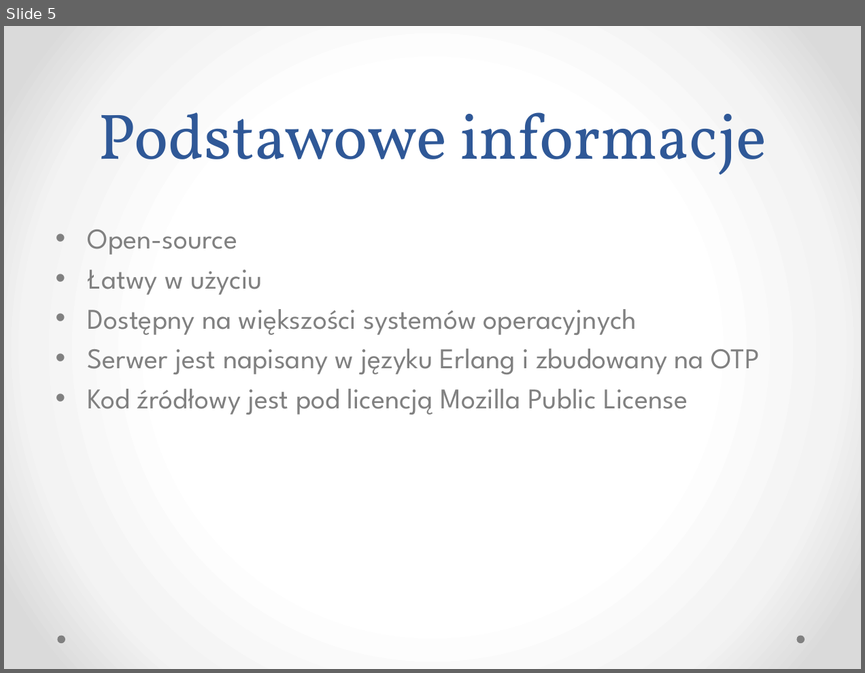
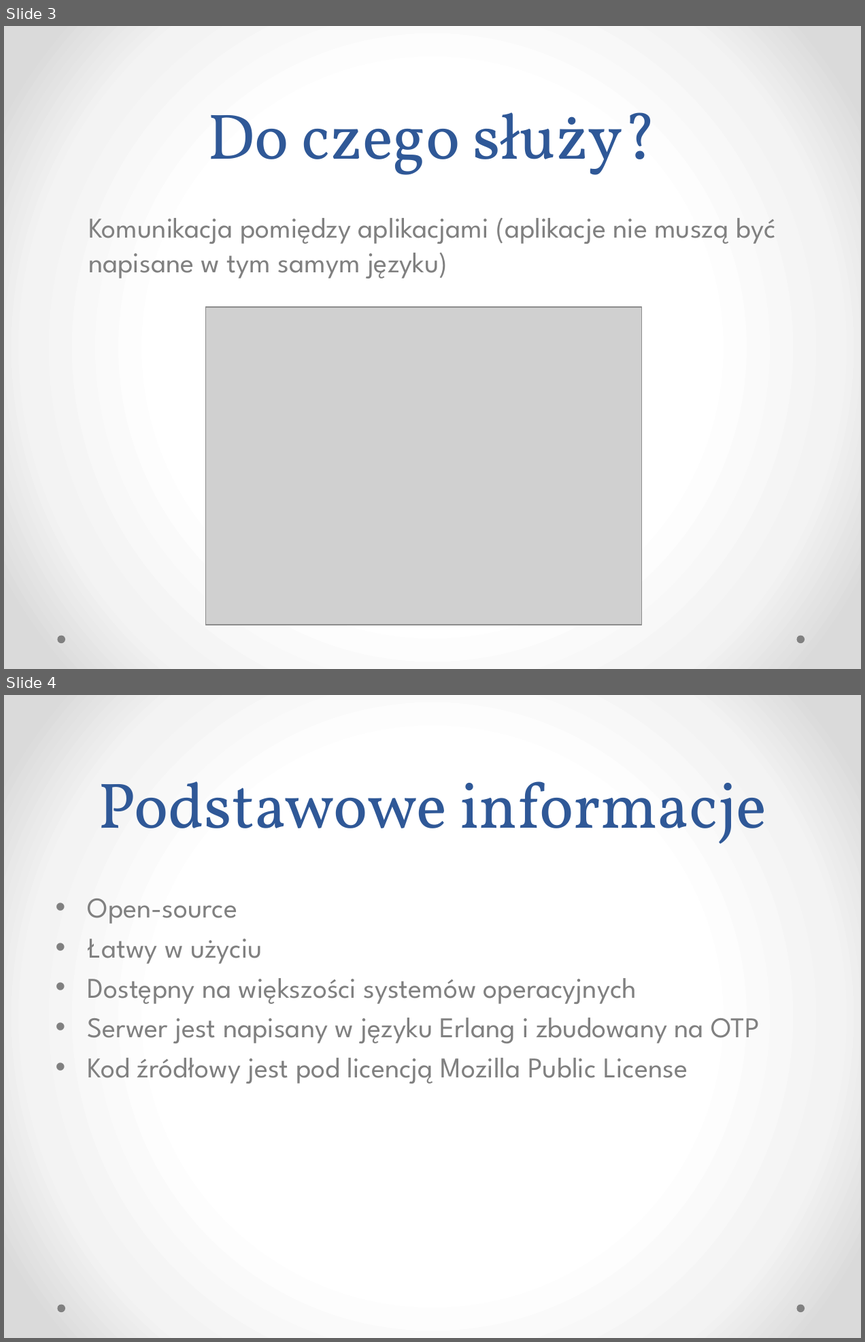
Before and after one commit to kajto/erlang-project, a slide deck: RabbitMQ.pptx. Shown one above the other, each under a label of ours: slide 5 before the commit, slides 3 and 4 after it. The pictures are 865x673 and 865x1342 pixels, drawn with LibreOffice and Linux fonts; fonts in the diff are those of the drawing; grey boxes stand for pictures. Boxes give left, top, right and bottom in pixels: in the first picture for what was removed or moved away, otherwise in the second. Text is boxed around its words. In the diff, an @@ line names an element or a change of style, - is before the commit and + after.

```diff
--- a/RabbitMQ.pptx
+++ b/RabbitMQ.pptx
@@ slide 3 added at (4, 26, 861, 669), background gradient #FFFFFF to #F4F4F4 to #DADADA; not listed: 2 template elements that a slide beside it also shows @@
@@ title added at (207, 112, 657, 175), 54 pt, text #2F5897 @@
+Do czego służy?
@@ text added at (88, 218, 775, 278), 24 pt, text #808080 @@
+Komunikacja pomiędzy aplikacjami (aplikacje nie muszą być napisane w tym samym języku)
@@ picture added at (205, 307, 641, 625) @@
@@ what was slide 5 is now slide 4 @@
```
Also in this commit, not shown: 5 slides changed, 2 other slides added, 4 slides removed.
